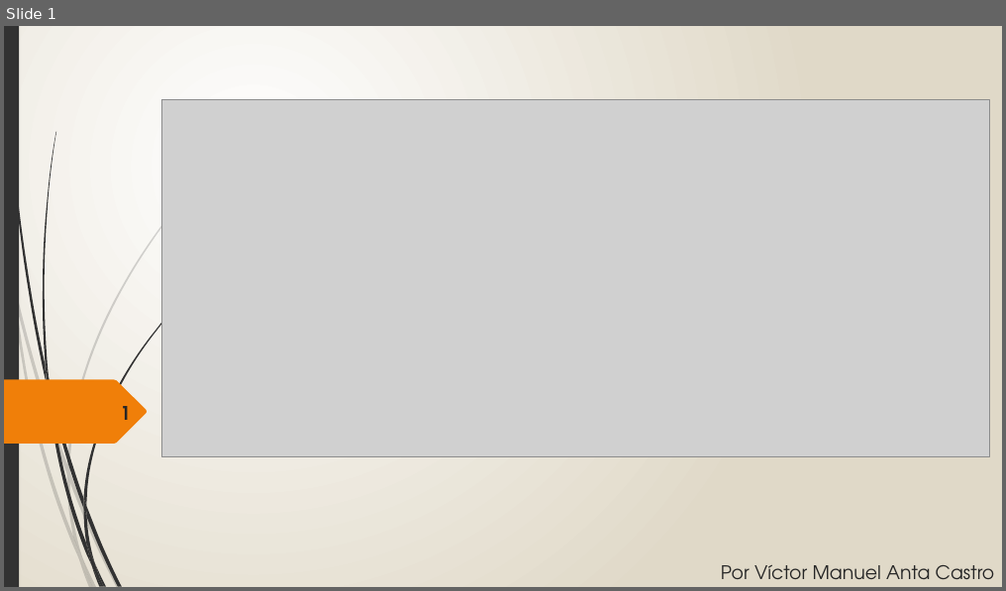
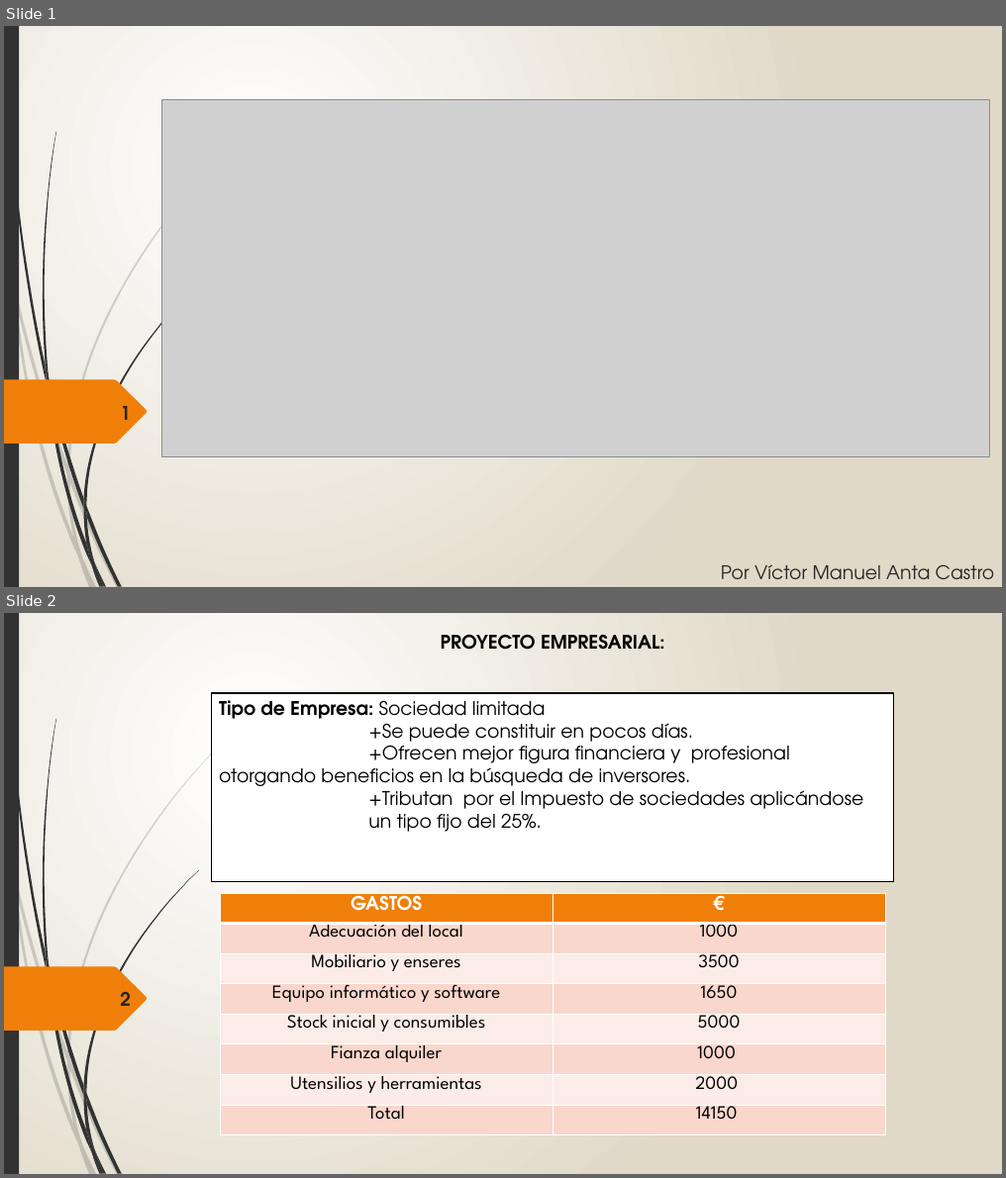
Before and after one commit to victormanuelantacastro/Proyecto, a slide deck: Contenido/TartessosBurguer.pptx. Shown one above the other, each under a label of ours: slide 1 before the commit, slides 1 and 2 after it. The pictures are 1006x591 and 1006x1178 pixels, drawn with LibreOffice and Linux fonts; fonts in the diff are those of the drawing; grey boxes stand for pictures. Boxes give left, top, right and bottom in pixels: in the first picture for what was removed or moved away, otherwise in the second. Text is boxed around its words. In the diff, an @@ line names an element or a change of style, - is before the commit and + after.

```diff
--- a/Contenido/TartessosBurguer.pptx
+++ b/Contenido/TartessosBurguer.pptx
@@ slide 2 added at [4,613,1002,1174], background gradient #FFFFFF to #E0D9C8; not listed: 24 template elements that a slide beside it also shows @@
@@ text added at [441,634,665,650], 18 pt, text #000000, bold @@
+PROYECTO EMPRESARIAL:
@@ rectangle added at [211,693,893,881], fill #FFFFFF, outline #000000 1.25 pt, 18 pt, text #000000 @@
+Tipo de Empresa: Sociedad limitada
++Se puede constituir en pocos días.
++Ofrecen mejor figura financiera y profesional otorgando beneficios en la búsqueda de inversores.
++Tributan por el Impuesto de sociedades aplicándose
+un tipo fijo del 25%.
@@ table added at [221,893,885,1136], 8 rows, 2 columns @@
+GASTOS | €
+Adecuación del local | 1000
+Mobiliario y enseres | 3500
+Equipo informático y software | 1650
+Stock inicial y consumibles | 5000
+Fianza alquiler | 1000
+Utensilios y herramientas | 2000
+Total | 14150
@@ text added at [120,992,131,1006], 18 pt, text #262626, bold @@
+2
```
Also in this commit, not shown: 20 slides changed, 1 other slide added, 19 other files.
